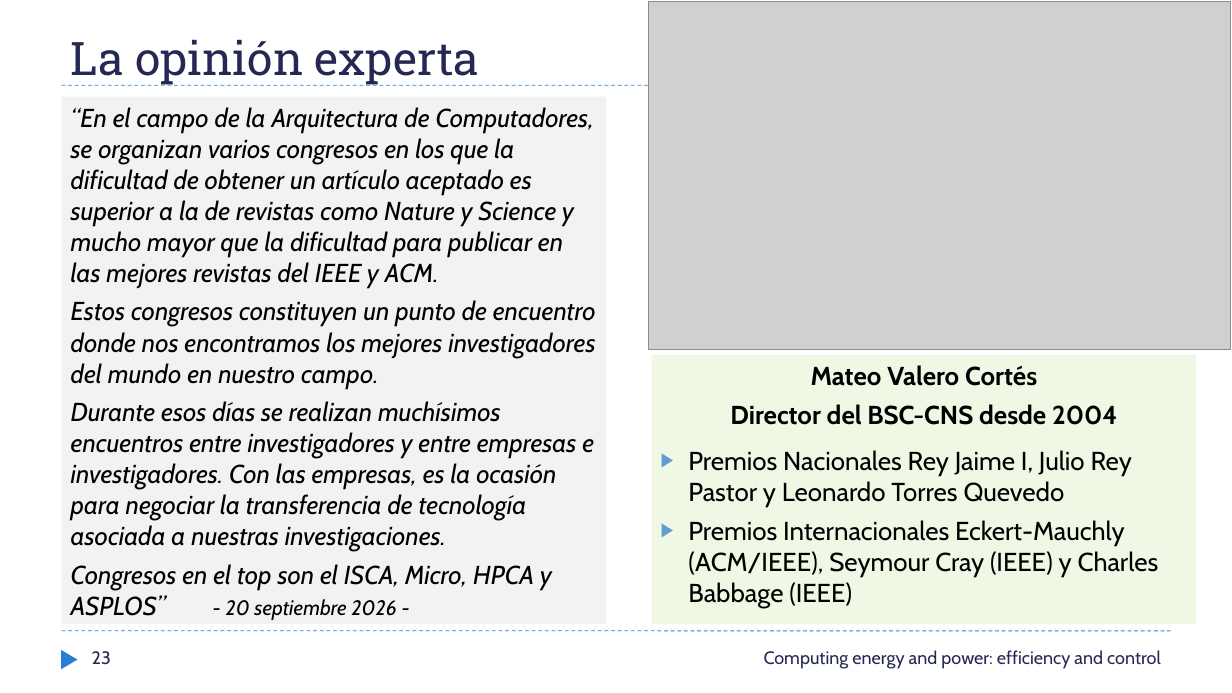
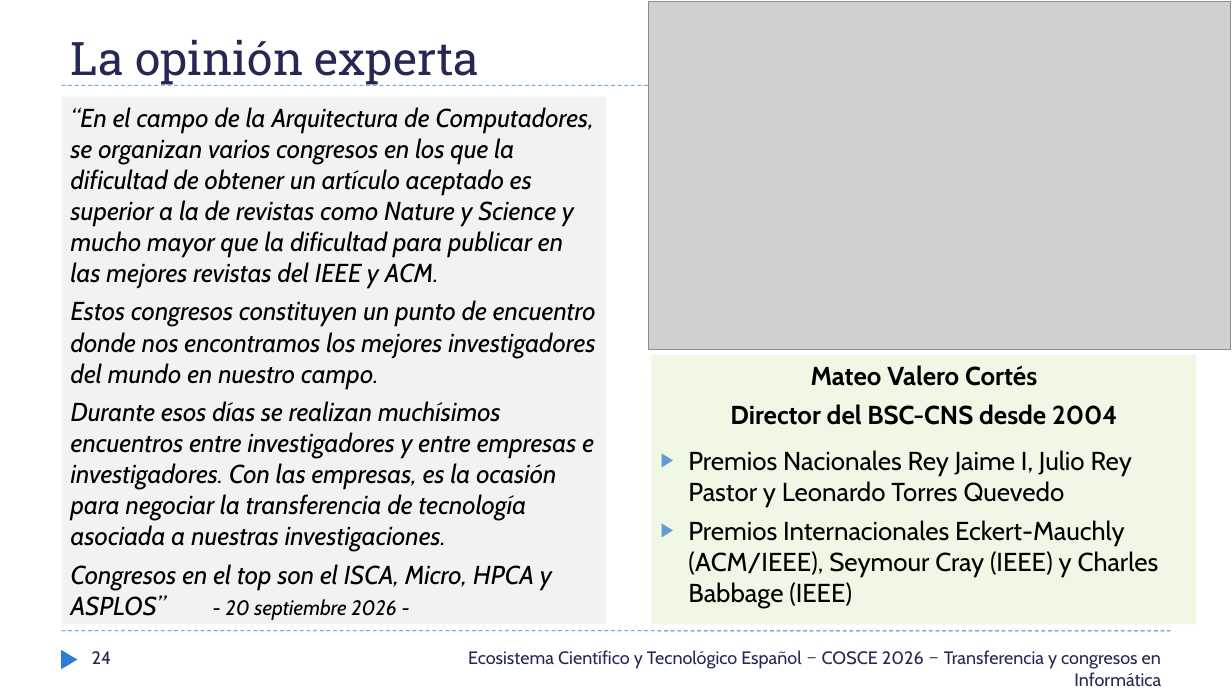
Before and after one commit to AVallecillo/InformeBibliometrico2026, a slide deck: slide 24 of docs/SCIE_JornadaSociedadesCOSCE_24-sept-2026_v05.pptx (slide 23 before the commit). Drawn at 1232x693 pixels with LibreOffice and Linux fonts; fonts in the diff are those of the drawing; grey boxes stand for pictures. Boxes give left, top, right and bottom in pixels: in the first picture for what was removed or moved away, otherwise in the second. Text is boxed around its words. In the diff, an @@ line names an element or a change of style, - is before the commit and + after.

```diff
--- a/docs/SCIE_JornadaSociedadesCOSCE_24-sept-2026_v05.pptx
+++ b/docs/SCIE_JornadaSociedadesCOSCE_24-sept-2026_v05.pptx
@@ page number at (92, 651, 111, 664): text changed @@
-23
+24
@@ text at (468, 650, 1161, 687): text changed @@
-Computing energy and power: efficiency and control
+Ecosistema Científico y Tecnológico Español − COSCE 2026 − Transferencia y congresos en Informática
```
Also in this commit, not shown: 16 other slides changed, 2 slides added, 1 slide removed, 3 other files.
